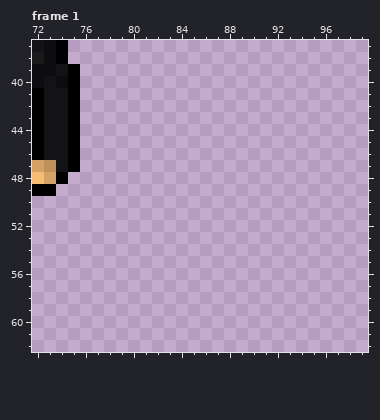
Two states of a pixel-art file, archer.ase. Above, as it was before the edit.
100x100 pixels, 18 frames. Colours within 5 levels of each other are drawn and written as one. Shown: frame 1: x 72..99, y 37..62.
Now the later version:
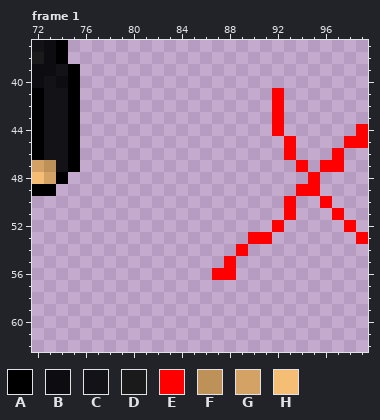
Palette (. is transparent): A #000000  B #0d0d11  C #121217  D #1a1a1a  E #ff0000  F #be9159  G #d3a264  H #f6bd75
The edit:
Frame 1, layer "Layer 1":
y 41..43: x 92 . -> E
y 44: x 92 . -> E; x 99 . -> E
y 45: x 93 . -> E; x 98..99 .. -> EE
y 46: x 93 . -> E; x 97 . -> E
y 47: x 94 . -> E; x 96..97 .. -> EE
y 48: x 95 . -> E
y 49: x 94..95 .. -> EE
y 50: x 93 . -> E; x 96 . -> E
y 51: x 93 . -> E; x 97 . -> E
y 52: x 92 . -> E; x 98 . -> E
y 53: x 90..91 .. -> EE; x 99 . -> E
y 54: x 89 . -> E
y 55: x 88 . -> E
y 56: x 87..88 .. -> EE
Where, in picture pixels (left, top, right, bottom), the same in both pictures:
added: (212, 88, 368, 280)
